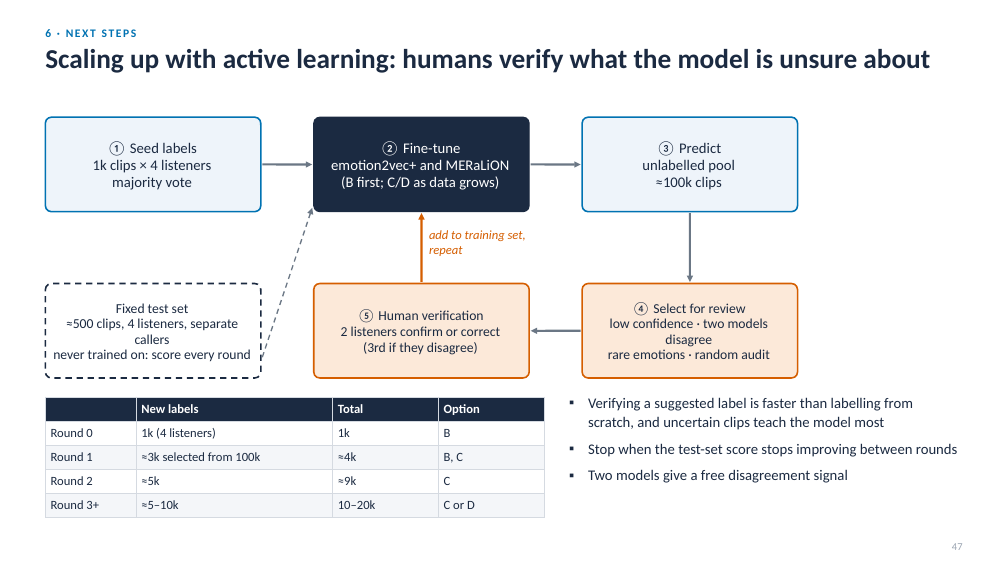
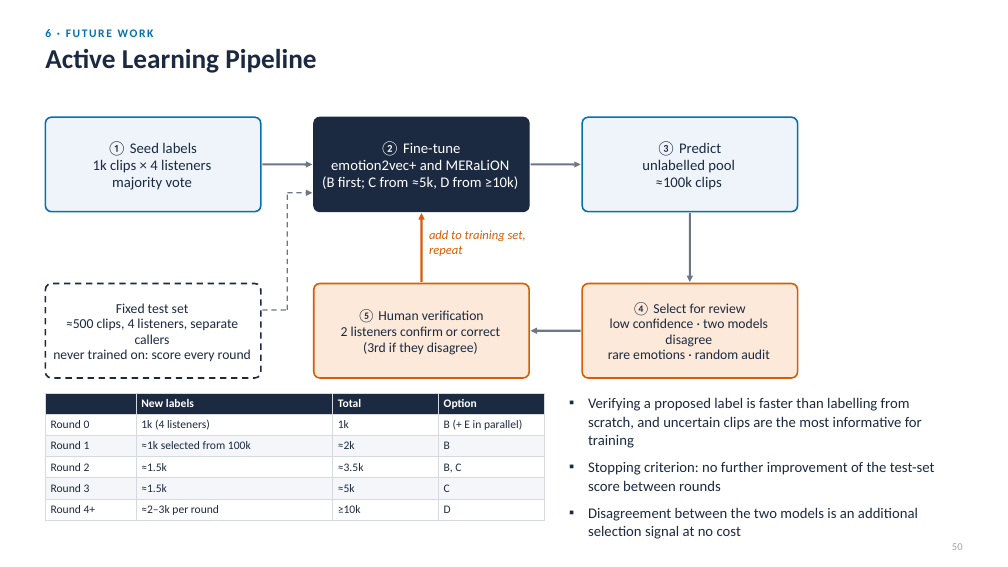
Before and after one commit to Davidlequnchen/emotion_recognition, a slide deck: slide 51 of emotion_recognition/presentation/SER_evaluation.pptx (slide 48 before the commit). Drawn at 1008x567 pixels with LibreOffice and Linux fonts; fonts in the diff are those of the drawing. Boxes give left, top, right and bottom in pixels: in the first picture for what was removed or moved away, otherwise in the second. Text is boxed around its words. In the diff, an @@ line names an element or a change of style, - is before the commit and + after.

```diff
--- a/emotion_recognition/presentation/SER_evaluation.pptx
+++ b/emotion_recognition/presentation/SER_evaluation.pptx
@@ text at [45,29,154,37]: text changed @@
-6 · NEXT STEPS
+6 · FUTURE WORK
@@ text at [45,49,316,73]: text changed @@
-Scaling up with active learning: humans verify what the model is unsure about
+Active Learning Pipeline
@@ text in rounded rectangle at [322,176,518,189]: text changed @@
-(B first; C/D as data grows)
+(B first; C from ≈5k, D from ≥10k)
@@ line added from (287, 310) to (287, 193), #6B7785 1.25 pt dashed @@
@@ arrow added from (287, 193) to (312, 193), #6B7785 1.25 pt dashed @@
@@ arrow moved from (262, 357) - (312, 208) to (262, 310) - (287, 310) @@
@@ arrow (262, 310) - (287, 310): arrow to line @@
@@ table at [45,393,544,519] @@
-row 2: Round 0 | 1k (4 listeners) | 1k | B
-row 3: Round 1 | ≈3k selected from 100k | ≈4k | B, C
-row 4: Round 2 | ≈5k | ≈9k | C
-row 5: Round 3+ | ≈5–10k | 10–20k | C or D
+row 2: Round 0 | 1k (4 listeners) | 1k | B (+ E in parallel)
+row 3: Round 1 | ≈1k selected from 100k | ≈2k | B
+row 4: Round 2 | ≈1.5k | ≈3.5k | B, C
+row 5: Round 3 | ≈1.5k | ≈5k | C
+row 6: Round 4+ | ≈2–3k per round | ≥10k | D
@@ table: place and size @@
-table at [45,397,544,513]
+table at [45,393,544,519]
@@ text at [588,397,935,539]: text changed @@
-▪ Verifying a suggested label is faster than labelling from scratch, and uncertain clips teach the model most
-▪ Stop when the test-set score stops improving between rounds
-▪ Two models give a free disagreement signal
+▪ Verifying a proposed label is faster than labelling from scratch, and uncertain clips are the most informative for training
+▪ Stopping criterion: no further improvement of the test-set score between rounds
+▪ Disagreement between the two models is an additional selection signal at no cost
@@ text at [952,543,963,550]: text changed @@
-47
+50
```
Also in this commit, not shown: 46 other slides changed, 9 slides added, 5 slides removed, 42 other files.
